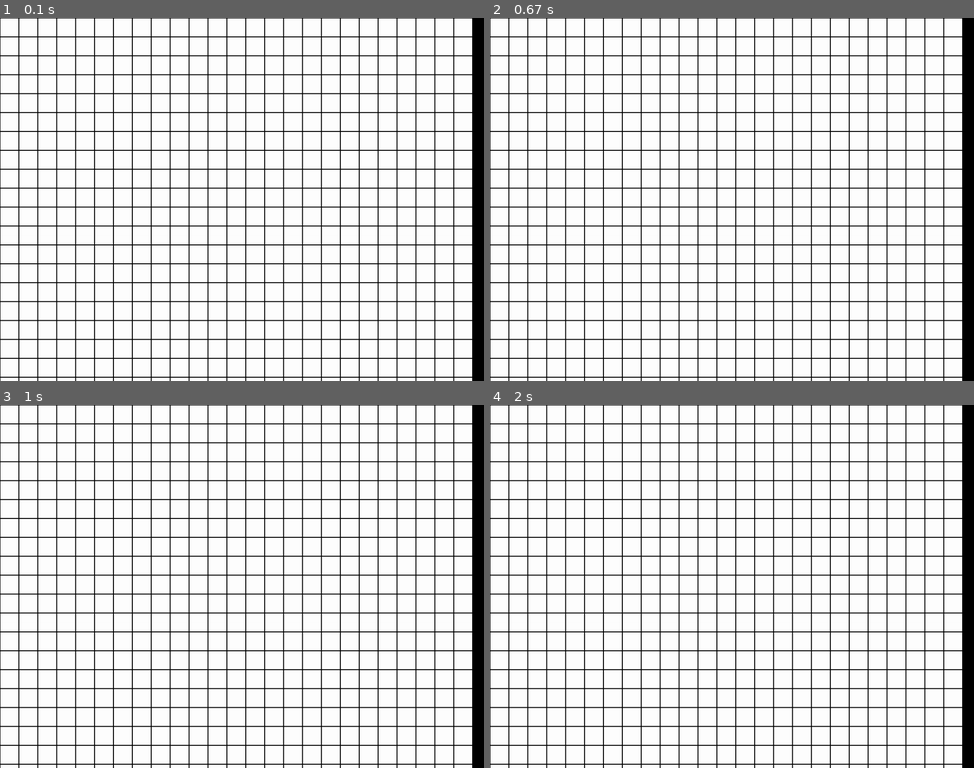
Above: before the commit, frames 1-4 (two rows, left to right).
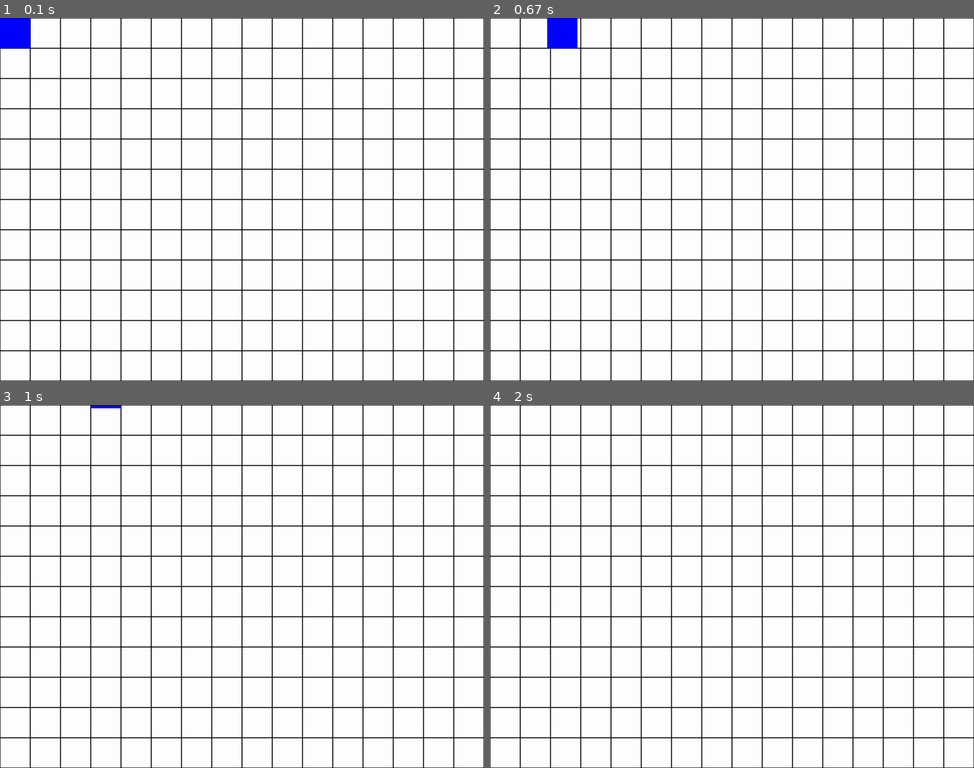
Above: after the commit, the same moments.

Repository: JonGift/Pygame-Rpg
Game: pygame game, started from main.py
Same seed, same stepped clock (60 frames per second), same inputs: the game is played once before the commit and once after it.
Inputs:
- Up to frame 1 (0.1 s): no input
- Up to frame 2 (0.67 s): hold Right from 0.33 s (still down)
- Up to frame 3 (1 s): release Right at 0.8 s; hold Up from 0.83 s (still down)
- Up to frame 4 (2 s): release Up at 1.13 s; hold Left from 1.67 s (still down)

The runs differ from the first frame. In frame 1, 21% of the frame differs, in the area x 0-100%, y 0-100%; in frame 2, 21%; in frame 3, 21%; in frame 4, 21%.

Commit message:
Quick commit to switch resolution to 64x64

Diff:
--- a/constants.py
+++ b/constants.py
@@ -28,6 +28,9 @@
 SCREEN_HEIGHT = 768
 
 #Tile size
-TILE_SIZE = 40
+TILE_SIZE = 64
 
 FPS = 60
+
+#The lower the number the faster the player will move
+PLAYER_SPEED = 10
--- a/main.py
+++ b/main.py
@@ -6,18 +6,47 @@
 import tiles
 import player
 
-fps_clock = pygame.time.Clock()
+clock = pygame.time.Clock()
 pygame.init()
 display_surface = pygame.display.set_mode((constants.SCREEN_WIDTH, constants.SCREEN_HEIGHT))
 pygame.display.set_caption('An rpg')
 temp = pygame.image.load('img/blank_tile.png')
-temp = tiles.map(25,20,'temp')
+temp = tiles.map(16,12,'temp')
 
-while True:
-    temp.update(display_surface)
+done = False
+
+player = player.Player()
+while not done:
     for event in pygame.event.get():
         if event.type == pygame.QUIT:
-            pygame.quit()
-            sys.exit
+            done = True
+
+        if event.type == pygame.KEYDOWN:
+            if player.wait == 0:
+                if event.key == pygame.K_LEFT:
+                    player.move("left")
+                elif event.key == pygame.K_RIGHT:
+                    player.move("right")
+                elif event.key == pygame.K_UP:
+                    player.move("up")
+                elif event.key == pygame.K_DOWN:
+                    player.move("down")
+                elif event.key == pygame.K_w:
+                    done = True
+
+        if event.type == pygame.KEYUP:
+            if event.key == pygame.K_LEFT:
+                player.stop()
+            elif event.key == pygame.K_RIGHT:
+                player.stop()
+            elif event.key == pygame.K_UP:
+                player.stop()
+            elif event.key == pygame.K_DOWN:
+                player.stop()
+
+    temp.update(display_surface)
+    player.update()
+    clock.tick(constants.FPS)
     pygame.display.update()
-    fps_clock.tick(constants.FPS)
+
+pygame.quit()
--- a/player.py
+++ b/player.py
@@ -1,10 +1,17 @@
 import constants
 import pygame
+
+display_surface = pygame.display.set_mode((constants.SCREEN_WIDTH, constants.SCREEN_HEIGHT))
 
 class Player():
     def __init__(self):
         self.x_pos = 0
         self.y_pos = 0
+        self.x_vel = 0
+        self.y_vel = 0
+        self.wait = 0
+        self.move_delay = 0 #When this is 1 the player is moving
+        self.finish_move = 0
 
         self.health = 100
         self.mana = 20
@@ -22,21 +29,67 @@
         self.y_pos = y
 
     def move(self, direction):
-        if direction == "down":
-            self.y_pos += constants.TILE_SIZE
-            self.dir_facing = 2
+        if self.x_vel == 0 and self.y_vel == 0:
+            if direction == "down":
+                self.y_vel = -1
+                self.x_vel = 0
+                self.move_delay = 1
 
-        elif direction == "up":
-            self.y_pos -= constants.TILE_SIZE
-            self.dir_facing = 0
+            elif direction == "up":
+                self.y_vel = 1
+                self.x_vel = 0
+                self.move_delay = 1
 
-        elif direction == "left":
-            self.x_pos -= constants.TILE_SIZE
-            self.dir_facing = 1
+            elif direction == "left":
+                self.x_vel = -1
+                self.y_vel = 0
+                self.move_delay = 1
 
-        elif direction == "right":
-            self.x_pos += constants.TILE_SIZE
-            self.dir_facing = 3
+            elif direction == "right":
+                self.x_vel = 1
+                self.y_vel = 0
+                self.move_delay = 1
+
+    def stop(self):
+            self.finish_move = 1
+            self.move_delay = 0
+
+
+
 
     def draw(self):
-        gameDisplay.blit(self.sprite, (self.x_pos, self.y_pos))
+        display_surface.blit(self.sprite, (self.x_pos, self.y_pos))
+
+    def update(self):
+        if self.move_delay == 1 or self.finish_move == 1:
+            #move down
+            if self.y_vel == -1:
+                self.y_pos += (constants.TILE_SIZE/constants.PLAYER_SPEED)
+                self.dir_facing = 2
+
+            #move up
+            elif self.y_vel == 1:
+                self.y_pos -= (constants.TILE_SIZE/constants.PLAYER_SPEED)
+                self.dir_facing = 0
+
+            #move left
+            elif self.x_vel == -1:
+                self.x_pos -= (constants.TILE_SIZE/constants.PLAYER_SPEED)
+                self.dir_facing = 1
+
+            #move right
+            elif self.x_vel == 1:
+                self.x_pos += (constants.TILE_SIZE/constants.PLAYER_SPEED)
+                self.dir_facing = 3
+            self.wait += 1
+
+        if self.wait >= constants.PLAYER_SPEED:
+            self.wait = 0
+            if self.finish_move == 1:
+                self.finish_move = 0
+                self.x_vel = 0
+                self.y_vel = 0
+                self.wait = 0
+
+
+        self.draw()
--- a/tiles.py
+++ b/tiles.py
@@ -14,8 +14,8 @@
 def create_tile(pos_x, pos_y, type, reference_number, tile_size = constants.TILE_SIZE):
     new_tile = tile(type, tile_size)
     new_tile.type = pygame.image.load('img/' + new_tile.type + '.png')
-    new_tile.x = pos_x * 40
-    new_tile.y = pos_y * 40
+    new_tile.x = pos_x * 64
+    new_tile.y = pos_y * 64
     new_tile.reference_name = reference_number
 
     return new_tile
Binary file changed: img/blank_tile.png
